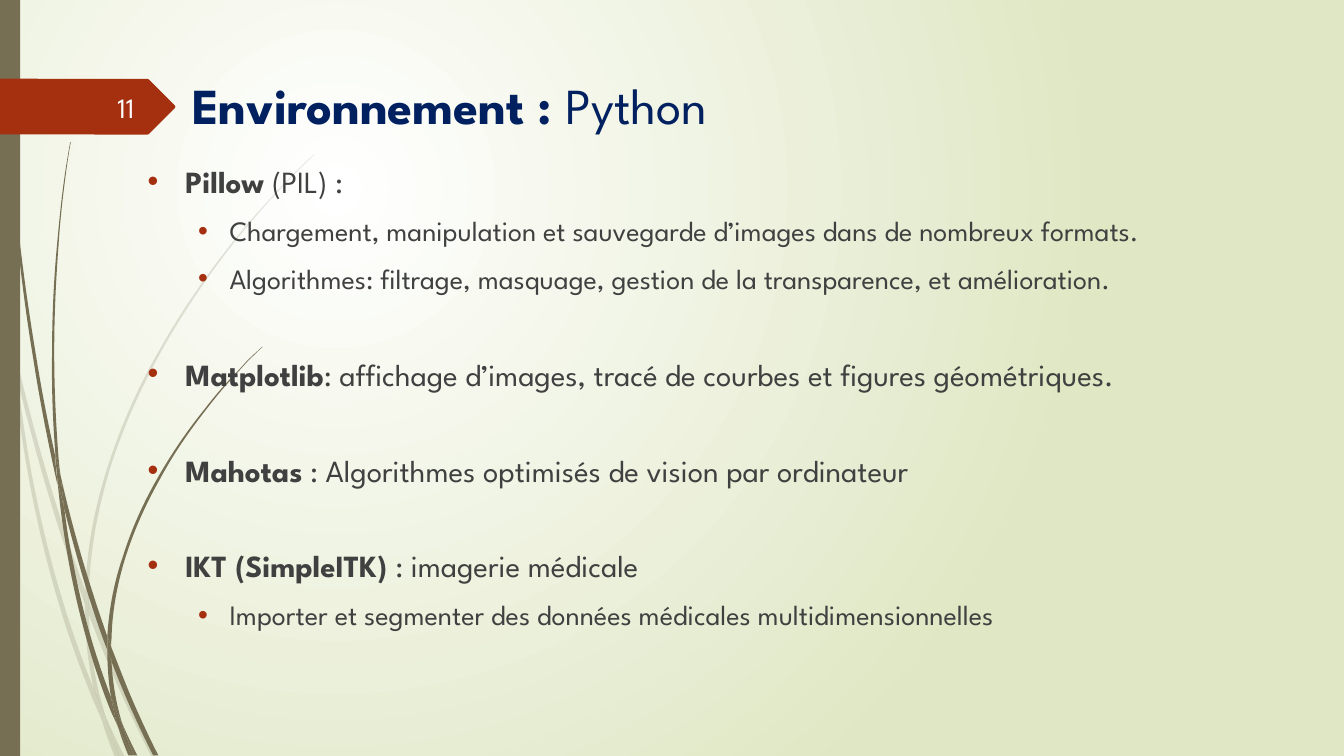
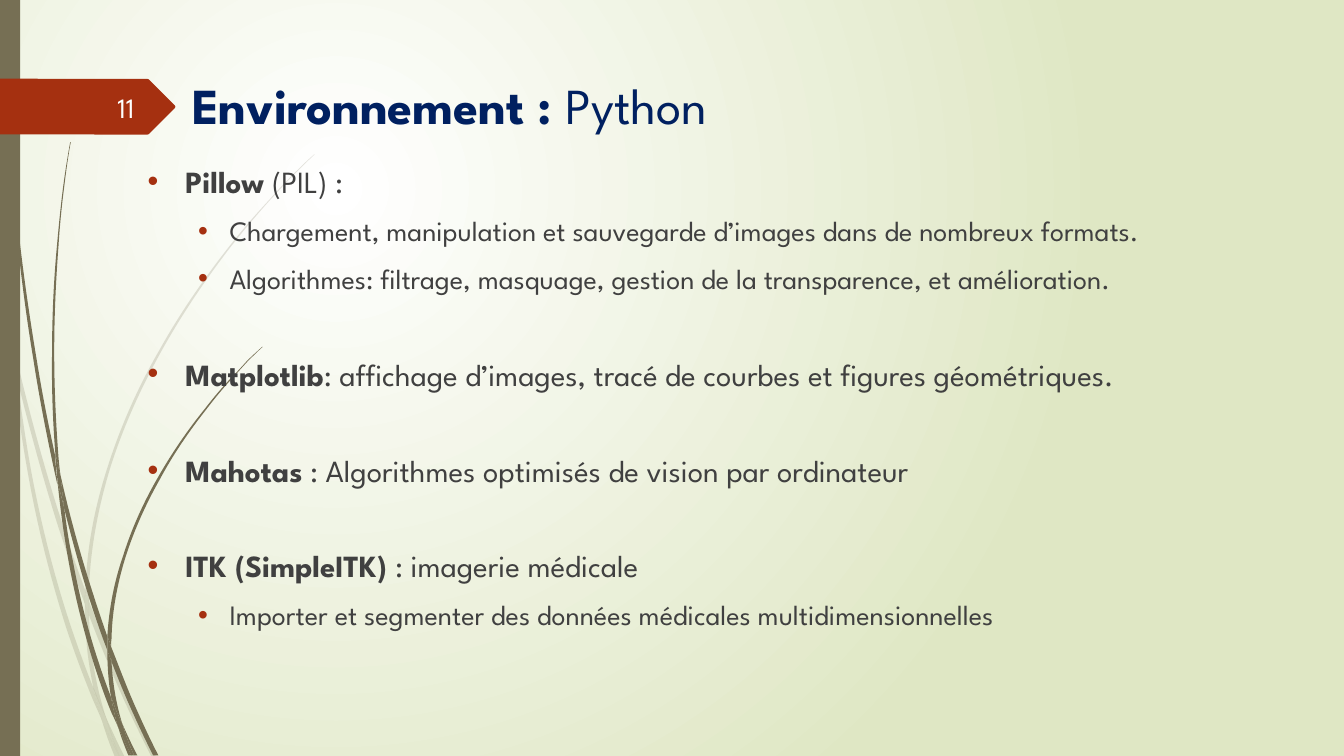
Before and after one commit to ma-riviere/IP101, a slide deck: slide 11 of Image Processing 101.pptx. Drawn at 1344x756 pixels with LibreOffice and Linux fonts; fonts in the diff are those of the drawing. Boxes give left, top, right and bottom in pixels: in the first picture for what was removed or moved away, otherwise in the second. Text is boxed around its words. In the diff, an @@ line names an element or a change of style, - is before the commit and + after.

```diff
--- a/Image Processing 101.pptx
+++ b/Image Processing 101.pptx
@@ text at (x1=185, y1=555, x2=639, y2=584): text changed @@
-• IKT (SimpleITK) : imagerie médicale
+• ITK (SimpleITK) : imagerie médicale
```
Also in this commit, not shown: 7 other slides changed, 17 other files.
